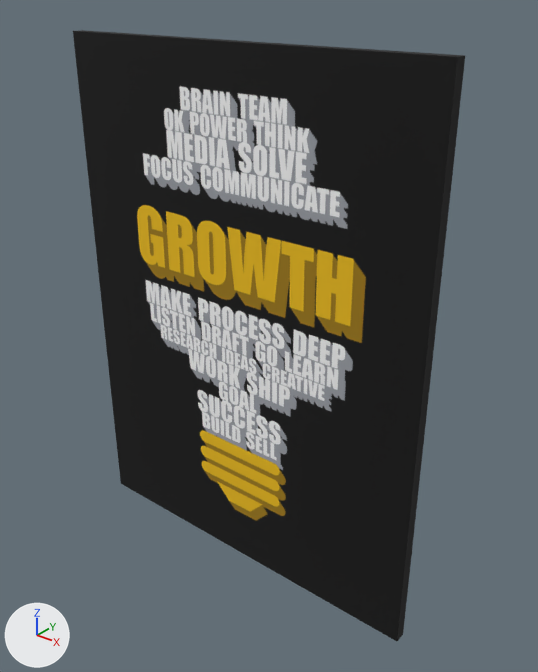
Before and after pictures for a commit that changed the glTF model public/ar/growth-arrow/xl.glb.
Rendered twice from a camera (50 mm lens) standing at (1.289, -1.492, 0.947) and looking at (0.067, 0.036, 0.0). Lighting does not change. The marker at lower left points along +X, +Y and +Z. The first picture is the older version. Vertices at exactly the same position are counted once.

The first picture shows 'Growth'.
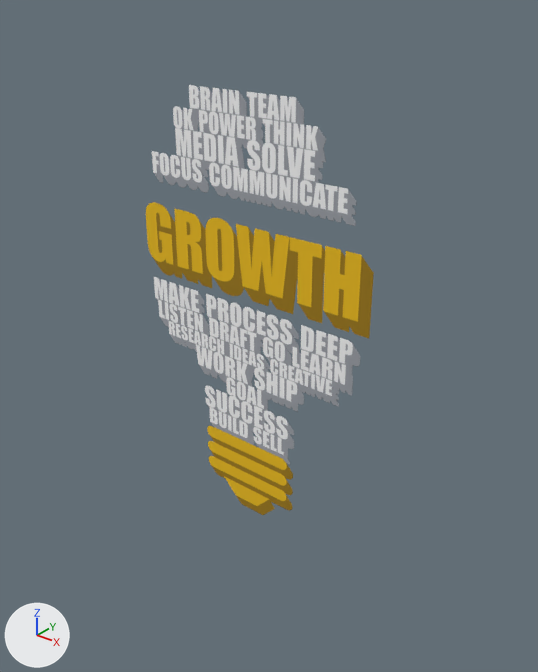
What changed in the scene script:
```text
Change mat_artwork:
    add n3 = _N.new('ShaderNodeMath'); n3.name = 'Math'
    add n3.operation = 'SUBTRACT'
    add n3.inputs[0].default_value = 1.0  # 'Value'
    add n4 = _N.new('ShaderNodeMath'); n4.name = 'Math.001'
    add n4.operation = 'LESS_THAN'
    where n0 = _N.new('ShaderNodeBsdfPrincipled'); n0.name = 'Principled BSDF'
    where n2 = _N.new('ShaderNodeTexImage'); n2.name = 'Image Texture'
    add _L.new(n3.outputs[0], n0.inputs[4])  # 'Value' to 'Alpha'
    add _L.new(n4.outputs[0], n3.inputs[1])  # 'Value' to 'Value'
    add _L.new(n2.outputs[1], n4.inputs[0])  # 'Alpha' to 'Value'
Change me_growth:
    used by ob_growth; location = (0.0, 0.0, 0.0)
    remove me_growth.from_pydata(...)  # 8 vertices, 12 faces; spans x -0.6..0.6, y -0.04..0.0, z -0.8..0.8
    add me_growth.from_pydata(...)  # 4 vertices, 2 faces; spans x -0.6..0.6, y 0.0, z -0.8..0.8
    me_growth part 1
    4 vertices are removed from x -0.6..0.6, y -0.04, z -0.8..0.8
    12 faces are deleted
    2 new faces join them
```

Boxes [x1, y1, x2, y2] around the edits, measured in the pictures (538 x 672 px):
'Growth', surface changed, reshaped: before [73, 30, 465, 641]; after [146, 85, 374, 515]
